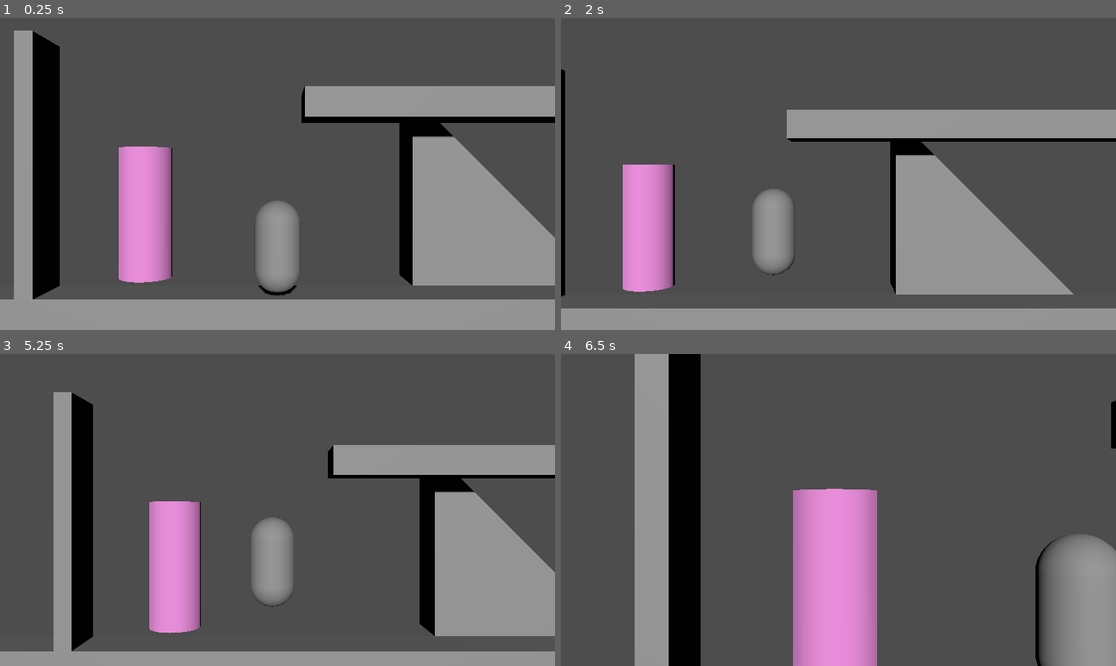
Above: before the commit, frames 1-4 (two rows, left to right).
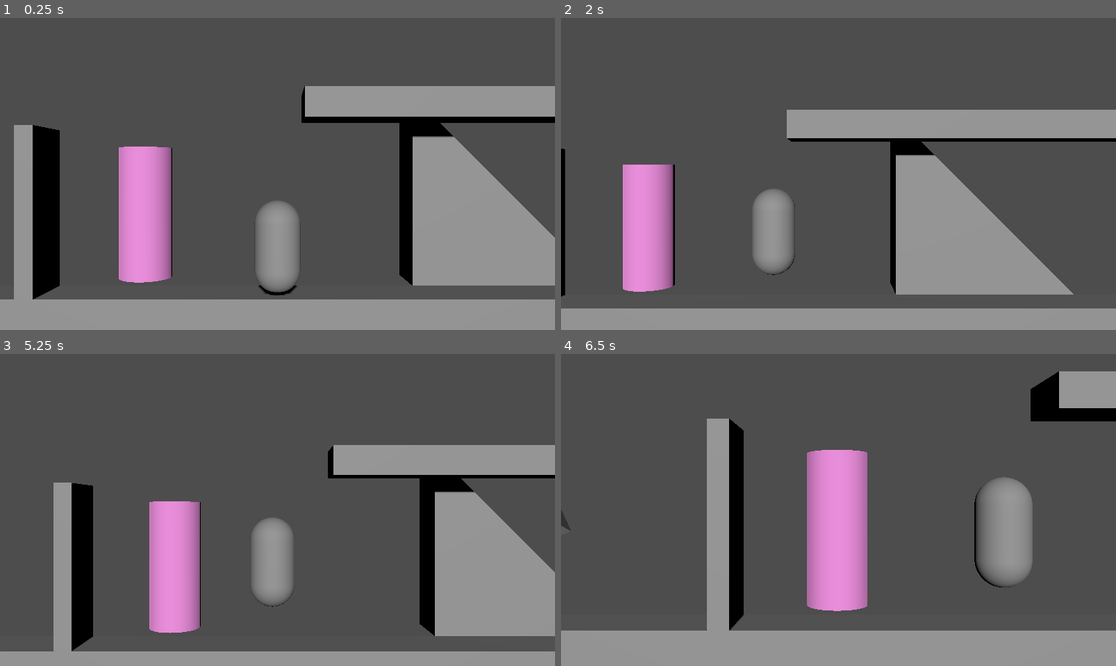
Above: after the commit, the same moments.

Repository: emaity/godot-death-party-testing
Game: Godot game, scene res://main.tscn
The game is run twice, just before and just after one commit, with the same random seed, the same clock (stepped at 60 frames per second) and the same inputs.
Inputs:
- Up to frame 1 (0.25 s): no input
- Up to frame 2 (2 s): hold D (move_right) 0.53-1.28 s; tap Space (jump) at 0.6, 0.77, 1.07, 1.52, 1.55, 1.82 s; hold A (move_left) from 1.28 s (still down); tap E (interact) at 1.35 s
- Up to frame 3 (5.25 s): release A (move_left) at 2.03 s; hold D (move_right) 2.03-3.53 s; tap Space (jump) at 2.1, 3.02, 3.05, 3.32, 3.6, 3.77, 4.07, 4.52, 4.55, 4.82, 5.1 s; tap E (interact) at 2.85, 4.35 s; hold A (move_left) from 3.53 s (still down)
- Up to frame 4 (6.5 s): release A (move_left) at 5.78 s; hold D (move_right) from 5.78 s (still down); tap E (interact) at 5.85 s; tap Space (jump) at 6.02, 6.05, 6.32 s

The runs differ from the first frame. In frame 1, 2.4% of the frame differs, in the area x 2-11%, y 4-37%; in frame 2, 0.2%; in frame 3, 2.0%; in frame 4, 38%, in the area x 0-100%, y 0-100%.

Commit message:
added comments

Diff:
--- a/main.tscn
+++ b/main.tscn
@@ -26,13 +26,15 @@
 size = Vector3(11, 0.5, 1)
 
 [sub_resource type="BoxMesh" id="BoxMesh_272bh"]
-size = Vector3(0.3, 4.475, 1)
+size = Vector3(0.3, 2.865, 1)
 
 [sub_resource type="BoxShape3D" id="BoxShape3D_7mycd"]
 size = Vector3(10.404, 3, 1)
 
 [sub_resource type="BoxShape3D" id="BoxShape3D_272bh"]
 size = Vector3(0.29834, 4.47375, 1)
+
+[sub_resource type="PrismMesh" id="PrismMesh_272bh"]
 
 [node name="Main" type="Node3D"]
 script = ExtResource("1_1bvp3")
@@ -71,7 +73,7 @@
 shape = SubResource("BoxShape3D_kek77")
 
 [node name="ConversationCameraPosition" type="Node3D" parent="NPC"]
-transform = Transform3D(1, 0, 0, 0, 1, 0, 0, 0, 1, 0.0307369, 2.24149, 4.36605)
+transform = Transform3D(1, 0, 0, 0, 1, 0, 0, 0, 1, 0, 1.24974, 7.6)
 
 [node name="Floor" type="StaticBody3D" parent="."]
 transform = Transform3D(1, 0, 0, 0, 1, 0, 0, 0, 1, -8.5, -0.25, 0)
@@ -110,7 +112,7 @@
 script = ExtResource("7_272bh")
 
 [node name="wall2" type="MeshInstance3D" parent="CameraArea"]
-transform = Transform3D(1, 0, 0, 0, 1, 0, 0, 0, 1, 5.38166, 0.662455, 0)
+transform = Transform3D(1, 0, 0, 0, 1, 0, 0, 0, 1, 5.38166, -0.0723176, 0)
 mesh = SubResource("BoxMesh_272bh")
 skeleton = NodePath("../StaticBody3D/wall")
 
@@ -118,7 +120,7 @@
 shape = SubResource("BoxShape3D_7mycd")
 
 [node name="StaticBody3D" type="StaticBody3D" parent="CameraArea"]
-transform = Transform3D(1, 0, 0, 0, 1, 0, 0, 0, 1, -5.36634, 0.74366, 0)
+transform = Transform3D(1, 0, 0, 0, 1, 0, 0, 0, 1, -5.36634, -0.0630813, 0)
 collision_layer = 2
 collision_mask = 0
 
@@ -129,6 +131,10 @@
 [node name="CollisionShape3D" type="CollisionShape3D" parent="CameraArea/StaticBody3D"]
 shape = SubResource("BoxShape3D_272bh")
 
+[node name="MeshInstance3D" type="MeshInstance3D" parent="CameraArea"]
+transform = Transform3D(0.809357, 0.0798871, 0.581859, 0.380745, 0.682958, -0.623378, -0.447185, 0.726076, 0.522341, 1.76686, 0.222942, -0.983459)
+mesh = SubResource("PrismMesh_272bh")
+
 [connection signal="body_entered" from="Room" to="Player" method="_on_room_body_entered"]
 [connection signal="body_entered" from="CameraArea" to="CameraArea" method="_on_body_entered"]
 [connection signal="body_exited" from="CameraArea" to="CameraArea" method="_on_body_exited"]
--- a/scripts/define_camera_bounds.gd
+++ b/scripts/define_camera_bounds.gd
@@ -6,6 +6,10 @@
 var right_bound: float
 
 func _ready() -> void:
+	# [.....|.....] <= $CollisionShape3D.shape.size.x ( '|' is halfway point)
+	# [.....|       <= $CollisionShape3D.shape.size.x/2
+	# [.x...|       <= $CollisionShape3D.shape.size.x/2 - camera_x_offset
+	#   x...|       <= Where the camera is limited to go
 	camera_x_offset = $CollisionShape3D.shape.size.x/2 - camera_x_offset
 	left_bound = global_position.x - camera_x_offset
 	right_bound = global_position.x + camera_x_offset
--- a/scripts/main.gd
+++ b/scripts/main.gd
@@ -19,24 +19,26 @@
 
 	GlobalCameraScript.move_camera_smooth.connect(_move_camera_smooth)
 	GlobalCameraScript.move_camera_jump.connect(_move_camera_jump)
-	GlobalCameraScript.change_current_camera.connect(_change_camera)
+	GlobalCameraScript.change_current_camera.connect(_change_current_camera)
 	GlobalCameraScript.camera_on_player.connect(_change_camera_state)
 	GlobalCameraScript.bind_camera_x.connect(_bind_camera_x)
 	GlobalCameraScript.remove_camera_bounds_x.connect(_unbind_camera_x)
 
 
 func _physics_process(delta: float) -> void:
+	# make camera follow player
 	if camera_on_player:
 		camera_speed = PLAYER_CAMERA_FOLLOW_SPEED
 		camera_location = $Player/PlayerCameraLocation.global_position
 
+	# restrict x values of camera
 	if camera_bound_x:
 		if camera_location.x < camera_left_bound_x:
 			camera_location.x = camera_left_bound_x
 		elif camera_location.x > camera_right_bound_x:
 			camera_location.x = camera_right_bound_x
 
-
+	# camera either moves smoothly or jumps to the next position
 	if camera_smooth:
 		$MainCamera.global_position = $MainCamera.global_position.lerp(camera_location, delta * camera_speed)
 	else:
@@ -54,7 +56,7 @@
 	camera_location = new_pos
 
 
-func _change_camera(new_camera: Camera3D):
+func _change_current_camera(new_camera: Camera3D):
 	new_camera.make_current()
 
 
--- a/tool_scripts/match_collision_to_mesh.gd
+++ b/tool_scripts/match_collision_to_mesh.gd
@@ -1,3 +1,7 @@
+## Put this tool (temporarily) on the parent of an object with childs
+## CollisionShape3D and MeshInstance3D that you want to have the same size
+
+## CHANGE MESHINSTANCE3D, CollisionShape3D will match it
 @tool
 extends StaticBody3D
 
Not shown: 1 places in main.tscn that only renumber resources
